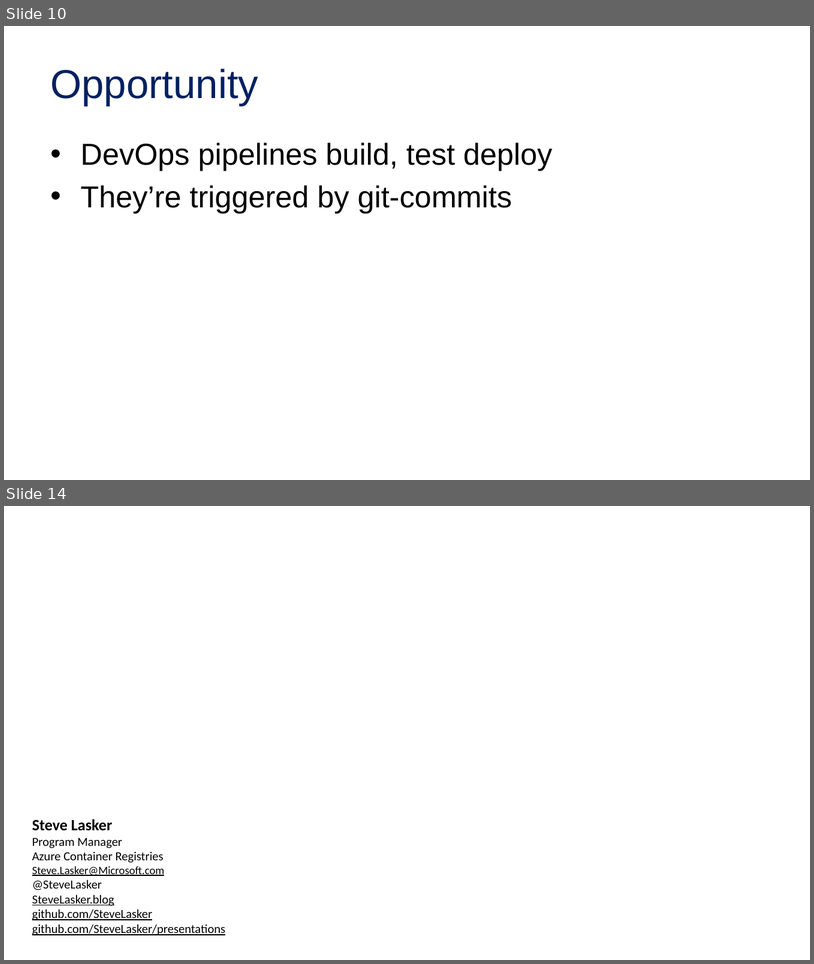
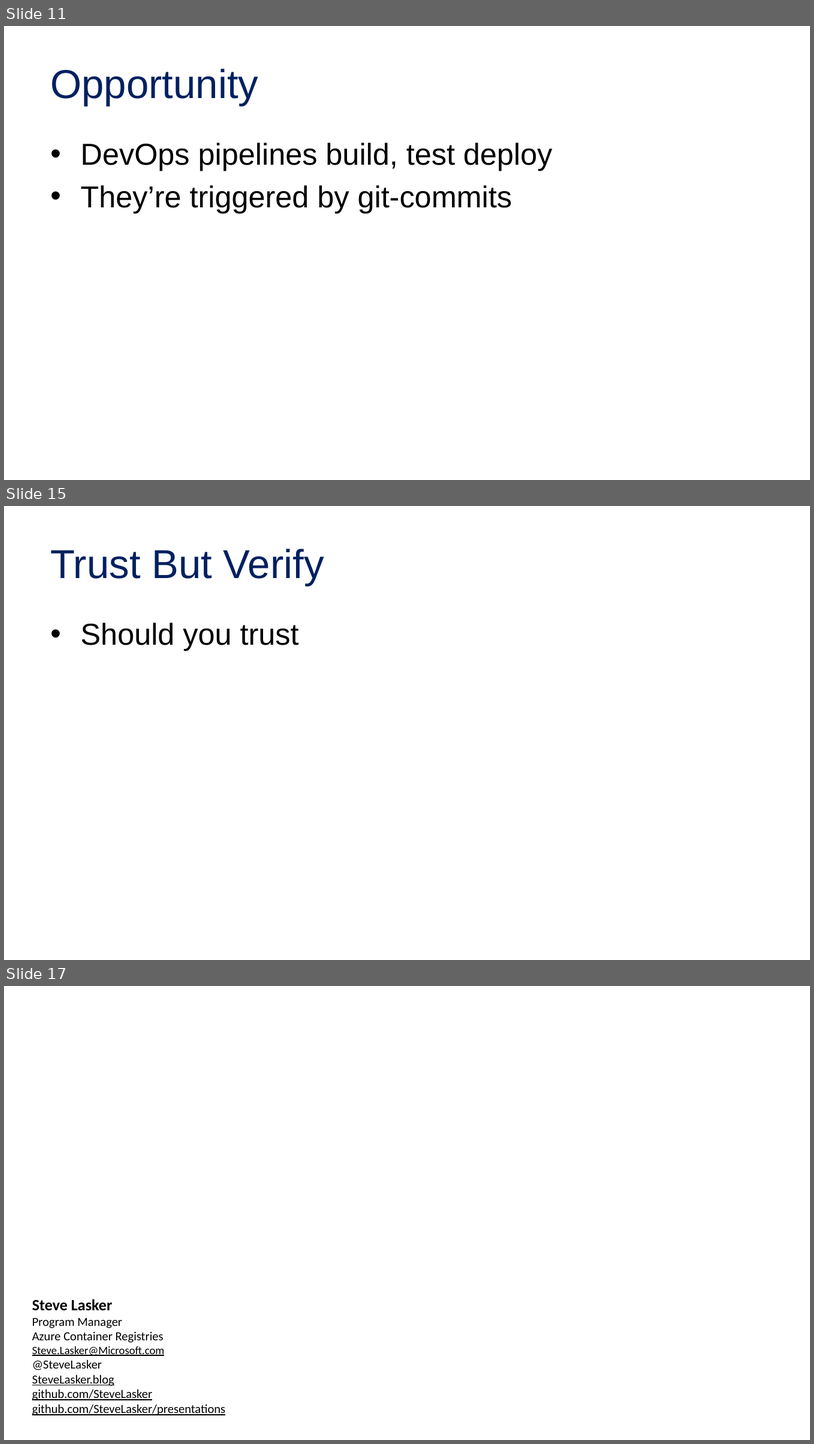
Before and after one commit to SteveLasker/Presentations, a slide deck: CloudContainersLive19-OSandFxPatching.pptx. Shown one above the other, each under a label of ours: slides 10 and 14 before the commit, slides 11, 15 and 17 after it; the slides between them are not shown. The pictures are 814x964 and 814x1444 pixels, drawn with LibreOffice and Linux fonts; fonts in the diff are those of the drawing; background and template pictures are left out. Boxes give left, top, right and bottom in pixels: in the first picture for what was removed or moved away, otherwise in the second. Text is boxed around its words. In the diff, an @@ line names an element or a change of style, - is before the commit and + after.

```diff
--- a/CloudContainersLive19-OSandFxPatching.pptx
+++ b/CloudContainersLive19-OSandFxPatching.pptx
@@ slide 15 added at (4, 506, 810, 960), background picture (left out) @@
@@ title added at (50, 549, 324, 585), 48 pt, text #002060 @@
+Trust But Verify
@@ text added at (81, 622, 299, 651), 36 pt, text #000000 @@
+• Should you trust
@@ what was slide 10 is now slide 11 @@
@@ what was slide 14 is now slide 17 @@
```
Also in this commit, not shown: 5 slides changed, 3 other slides added, 1 slide removed, 2 other files.
